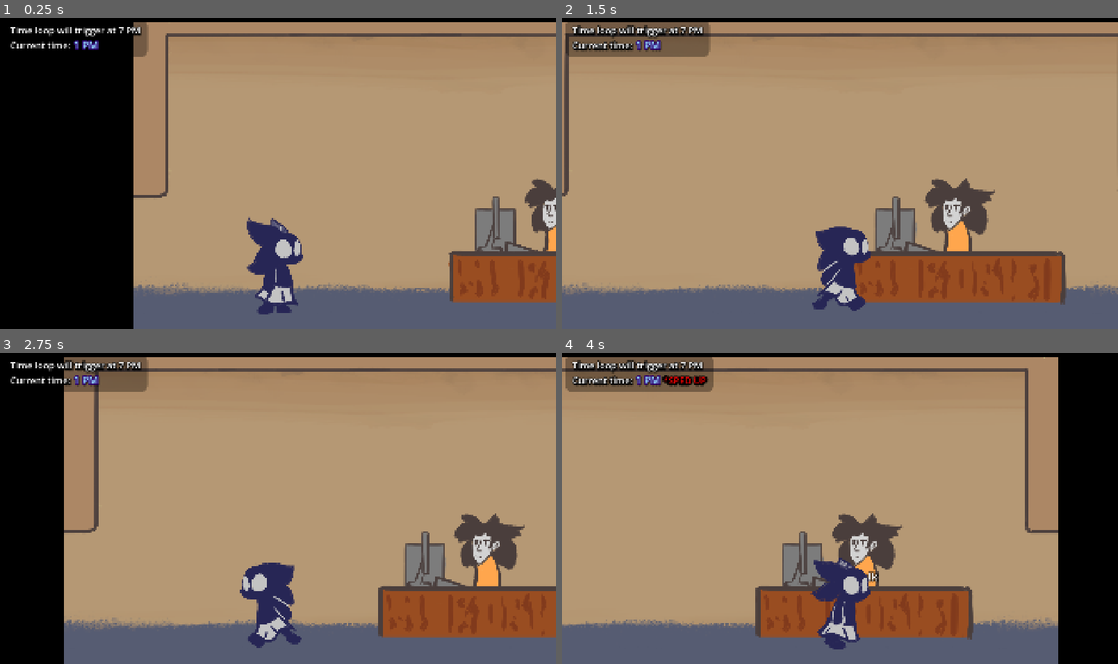
Above: before the commit, frames 1-4 (two rows, left to right).
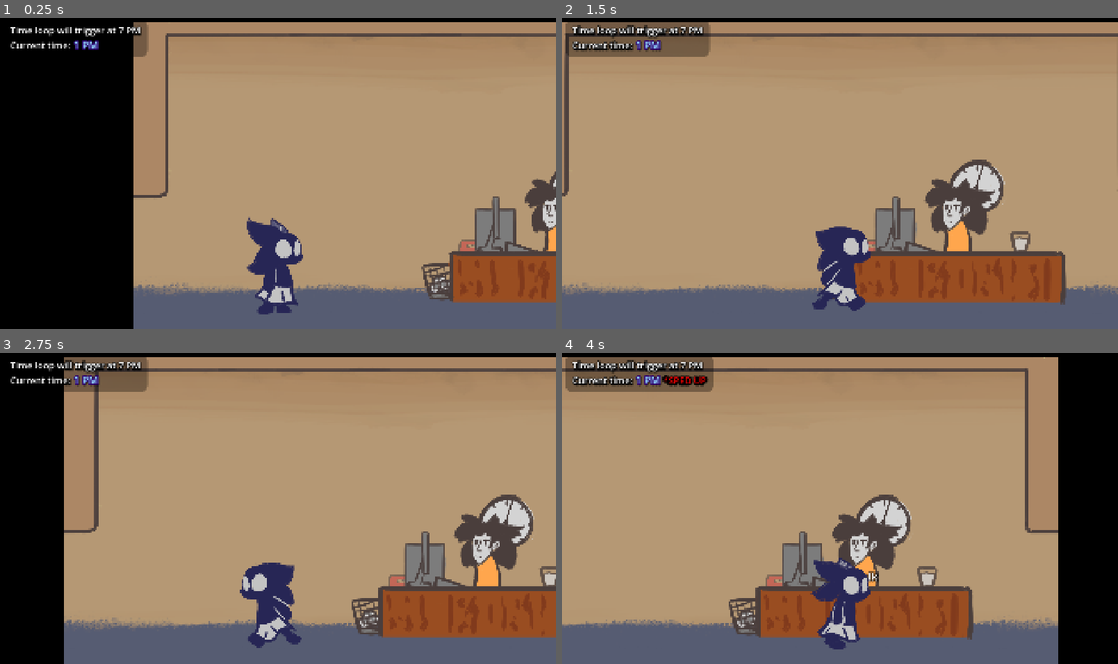
Above: after the commit, the same moments.

Repository: FlooferLand/timeloop-game
Game: Godot game, scene res://levels/the_building/the_building.tscn
Two runs of this game, one before a commit and one after it. Both use one fixed random seed, a clock stepped at 60 frames per second and the inputs below. The engine's default icon, where the game draws it, is replaced by a stand-in: a white triangle on a blue panel in a dark square. Sound files missing from this copy of the repository are replaced by a short silence.
Inputs (mouse positions are in pixels of both pictures, inside the frame that each line leads up to):
- Up to frame 1 (0.25 s): no input
- Up to frame 2 (1.5 s): tap Enter at 0.5 s; move the mouse to (962, 157) at 0.52 s; hold D (walk_right) from 0.53 s (still down); tap Space (advance_dialog) at 0.6 s; click (962, 157) at 0.67 s; move the mouse to (728, 189) at 1.27 s; tap E (interact) at 1.35 s
- Up to frame 3 (2.75 s): move the mouse to (333, 440) at 2.02 s; release D (walk_right) at 2.03 s; hold A (walk_left) from 2.03 s (still down); hold Shift (sprint) from 2.03 s (still down)
- Up to frame 4 (4 s): move the mouse to (812, 570) at 2.77 s; release A (walk_left) at 2.78 s; release Shift (sprint) at 2.78 s; hold D (walk_right) from 2.78 s (still down); tap T at 2.85 s; click (812, 570) at 2.92 s; move the mouse to (1006, 555) at 3.52 s; tap Space (advance_dialog) at 3.6 s

The runs differ from the first frame. In frame 1, 0.6% of the frame differs, in the area x 75-100%, y 49-92%; in frame 2, 1.1%; in frame 3, 1.5%; in frame 4, 1.5%, in the area x 30-68%, y 45-92%.

Commit message:
Add decorations

Diff:
--- /dev/null
+++ b/props/clock/clock.gd
@@ -0,0 +1,25 @@
+@tool extends Node2D
+
+@export_group("Local")
+@export var hand_color: Color
+
+var time_manager := TimeManager as TimeManagerType
+
+var current_hour := TimeManager.START_PM
+
+func _ready() -> void:
+	queue_redraw()
+	time_manager.time_advanced.connect(func(new_hour: int):
+		current_hour = new_hour
+		await get_tree().create_timer(randf() * 0.4).timeout
+		queue_redraw()
+	)
+
+func _process(delta: float) -> void:
+	queue_redraw()
+
+func _draw() -> void:
+	var hour_hand := (Vector2.UP * 80).rotated(
+		remap(current_hour, TimeManager.START_PM, TimeManager.END_PM, PI * 0.1, PI * 1.25)
+	)
+	draw_line(Vector2.ZERO, hour_hand, hand_color, 5, true)
--- /dev/null
+++ b/props/clock/clock.tscn
@@ -0,0 +1,13 @@
+[gd_scene load_steps=3 format=3 uid="uid://dnq052dj8057j"]
+
+[ext_resource type="Texture2D" uid="uid://cg3epmm6drxy7" path="res://assets/textures/props/clock.png" id="1_0mbyv"]
+[ext_resource type="Script" uid="uid://ceyebjd1m0iwo" path="res://props/clock/clock.gd" id="1_uisk7"]
+
+[node name="Clock" type="Node2D"]
+z_index = 1
+script = ExtResource("1_uisk7")
+hand_color = Color(0.290196, 0.243137, 0.235294, 1)
+
+[node name="Sprite2D" type="Sprite2D" parent="."]
+z_as_relative = false
+texture = ExtResource("1_0mbyv")
--- a/rooms/elevator_room.tscn
+++ b/rooms/elevator_room.tscn
@@ -1,10 +1,11 @@
-[gd_scene load_steps=14 format=3 uid="uid://8udsm8obdxsy"]
+[gd_scene load_steps=15 format=3 uid="uid://8udsm8obdxsy"]
 
 [ext_resource type="PackedScene" uid="uid://do43h1y6dwryp" path="res://entities/room/room.tscn" id="1_ss1i7"]
 [ext_resource type="Shader" uid="uid://be1s7apltixil" path="res://utility/tileable_sprite_2d/tileable_sprite_2d.gdshader" id="2_af8on"]
 [ext_resource type="Texture2D" uid="uid://n6o01xew4gqk" path="res://assets/textures/room/flat_floor.png" id="3_af8on"]
 [ext_resource type="Texture2D" uid="uid://3w4s4tny4h66" path="res://assets/textures/room/wall.png" id="4_rfj78"]
 [ext_resource type="PackedScene" uid="uid://cmxopnp7u5pfj" path="res://entities/elevator_doors/elevator_doors.tscn" id="5_6ggty"]
+[ext_resource type="PackedScene" uid="uid://dnq052dj8057j" path="res://props/clock/clock.tscn" id="5_h3wxf"]
 [ext_resource type="Script" uid="uid://b5excc701a3fq" path="res://scripts/elevator_room_player_enter.gd" id="6_q5kue"]
 
 [sub_resource type="ShaderMaterial" id="ShaderMaterial_q5kue"]
@@ -73,6 +74,17 @@
 position = Vector2(1423.5, -703)
 shape = SubResource("RectangleShape2D_g317h")
 
+[node name="Clock" parent="Decor" index="0" instance=ExtResource("5_h3wxf")]
+position = Vector2(936, -672)
+
+[node name="Clock2" parent="Decor" index="1" instance=ExtResource("5_h3wxf")]
+position = Vector2(1200, -512)
+rotation = -0.523598
+
+[node name="Clock3" parent="Decor" index="2" instance=ExtResource("5_h3wxf")]
+position = Vector2(960, -392)
+rotation = 0.523598
+
 [node name="ElevatorDoors" parent="Entities" index="0" instance=ExtResource("5_6ggty")]
 position = Vector2(504, -64)
 
--- a/rooms/managers_office.tscn
+++ b/rooms/managers_office.tscn
@@ -7,16 +7,21 @@
 [ext_resource type="Texture2D" uid="uid://bsv0yaep3pwxa" path="res://assets/textures/props/Computer1.png" id="4_qiwgo"]
 [ext_resource type="Texture2D" uid="uid://b4djik8ohnxyr" path="res://assets/textures/decor/poster_saftey.png" id="4_xdvba"]
 [ext_resource type="Texture2D" uid="uid://capg5vx2sb1sc" path="res://assets/textures/props/chair.png" id="5_fic25"]
+[ext_resource type="PackedScene" uid="uid://dnq052dj8057j" path="res://props/clock/clock.tscn" id="5_oigr5"]
+[ext_resource type="Texture2D" uid="uid://b2qmg3vyk0dhj" path="res://assets/textures/props/bin.png" id="6_memf8"]
+[ext_resource type="Texture2D" uid="uid://cbuw8on3ydiky" path="res://assets/textures/props/postit.png" id="7_u6lna"]
+[ext_resource type="Texture2D" uid="uid://3iv4mv1rj66w" path="res://assets/textures/props/desklamp.png" id="9_lkh5l"]
+[ext_resource type="Texture2D" uid="uid://dtk3yvovxhfe5" path="res://assets/textures/props/documents.png" id="11_fevpa"]
 
-[sub_resource type="ShaderMaterial" id="ShaderMaterial_oigr5"]
+[sub_resource type="ShaderMaterial" id="ShaderMaterial_lkh5l"]
 shader = ExtResource("2_nwxry")
 shader_parameter/tile = Vector2(0.78125, 0.925926)
 
-[sub_resource type="ShaderMaterial" id="ShaderMaterial_memf8"]
+[sub_resource type="ShaderMaterial" id="ShaderMaterial_a84dp"]
 shader = ExtResource("2_nwxry")
 shader_parameter/tile = Vector2(0.78125, 1)
 
-[sub_resource type="ShaderMaterial" id="ShaderMaterial_u6lna"]
+[sub_resource type="ShaderMaterial" id="ShaderMaterial_ujqss"]
 shader = ExtResource("2_nwxry")
 shader_parameter/tile = Vector2(0.78125, 1)
 
@@ -63,22 +68,47 @@
 position = Vector2(1423.5, -460)
 shape = SubResource("RectangleShape2D_u6lna")
 
-[node name="Sprite2D" type="Sprite2D" parent="Decor" index="0"]
+[node name="Me" type="Sprite2D" parent="Decor" index="0"]
 position = Vector2(1060, -322)
 rotation = -0.0751301
 scale = Vector2(0.410515, 0.410515)
 texture = ExtResource("4_xdvba")
 
-[node name="Desk" type="Sprite2D" parent="Entities" index="0"]
-position = Vector2(824, -120)
-scale = Vector2(0.613027, 1)
+[node name="Clock" parent="Decor" index="1" instance=ExtResource("5_oigr5")]
+position = Vector2(611, -408)
+
+[node name="Wastebin" type="Sprite2D" parent="Decor" index="2"]
+position = Vector2(1128, -88)
+texture = ExtResource("6_memf8")
+
+[node name="Postit" type="Sprite2D" parent="Decor" index="3"]
+position = Vector2(840, -344)
+texture = ExtResource("7_u6lna")
+
+[node name="Postit2" type="Sprite2D" parent="Decor" index="4"]
+position = Vector2(800, -416)
+texture = ExtResource("7_u6lna")
+
+[node name="Desk" type="Sprite2D" parent="Decor" index="5"]
+position = Vector2(808, -120)
+scale = Vector2(0.7, 1)
 texture = ExtResource("3_nwxry")
 
-[node name="Computer" type="Sprite2D" parent="Entities" index="1"]
+[node name="Lamp" type="Sprite2D" parent="Decor" index="6"]
+position = Vector2(544, -272)
+scale = Vector2(0.6, 0.6)
+texture = ExtResource("9_lkh5l")
+
+[node name="Computer" type="Sprite2D" parent="Decor" index="7"]
 position = Vector2(752, -264)
 texture = ExtResource("4_qiwgo")
 
-[node name="Chair" type="Sprite2D" parent="Entities" index="2"]
-position = Vector2(529.626, -141.25)
+[node name="Chair" type="Sprite2D" parent="Decor" index="8"]
+position = Vector2(562, -133)
 scale = Vector2(1.09364, 1.09364)
 texture = ExtResource("5_fic25")
+
+[node name="Docs" type="Sprite2D" parent="Decor" index="9"]
+position = Vector2(976, -208)
+scale = Vector2(0.7, 0.7)
+texture = ExtResource("11_fevpa")
--- a/rooms/office_area_1.tscn
+++ b/rooms/office_area_1.tscn
@@ -8,16 +8,18 @@
 [ext_resource type="PackedScene" uid="uid://35ipjt80ngg6" path="res://entities/npcs/photocopy_guy/photocopy_guy.tscn" id="5_onjh0"]
 [ext_resource type="Texture2D" uid="uid://capg5vx2sb1sc" path="res://assets/textures/props/chair.png" id="6_onjh0"]
 [ext_resource type="Texture2D" uid="uid://bsawf5hmt5nc8" path="res://assets/textures/props/Computer2.png" id="7_m6cqc"]
+[ext_resource type="Texture2D" uid="uid://dtk3yvovxhfe5" path="res://assets/textures/props/documents.png" id="8_2a4ax"]
+[ext_resource type="Texture2D" uid="uid://b2qmg3vyk0dhj" path="res://assets/textures/props/bin.png" id="10_x4hpm"]
 
-[sub_resource type="ShaderMaterial" id="ShaderMaterial_onjh0"]
+[sub_resource type="ShaderMaterial" id="ShaderMaterial_x4hpm"]
 shader = ExtResource("2_11oro")
 shader_parameter/tile = Vector2(1.16146, 0.925926)
 
-[sub_resource type="ShaderMaterial" id="ShaderMaterial_2a4ax"]
+[sub_resource type="ShaderMaterial" id="ShaderMaterial_xr6xk"]
 shader = ExtResource("2_11oro")
 shader_parameter/tile = Vector2(1.16146, 1)
 
-[sub_resource type="ShaderMaterial" id="ShaderMaterial_x4hpm"]
+[sub_resource type="ShaderMaterial" id="ShaderMaterial_50b35"]
 shader = ExtResource("2_11oro")
 shader_parameter/tile = Vector2(1.16146, 1)
 
@@ -90,7 +92,12 @@
 scale = Vector2(0.387931, 1)
 texture = ExtResource("5_l4tfm")
 
-[node name="Computer" type="Sprite2D" parent="Entities/Photocopy Guy\'s desk" index="2"]
+[node name="Sprite2D" type="Sprite2D" parent="Entities/Photocopy Guy\'s desk" index="2"]
+position = Vector2(-96, -176)
+scale = Vector2(0.5, 0.5)
+texture = ExtResource("8_2a4ax")
+
+[node name="Computer" type="Sprite2D" parent="Entities/Photocopy Guy\'s desk" index="3"]
 position = Vector2(32, -248)
 texture = ExtResource("7_m6cqc")
 
@@ -98,11 +105,15 @@
 z_index = 1
 position = Vector2(1728, -33)
 
-[node name="Desk" type="Sprite2D" parent="Entities/Bob\'s Desk" index="0"]
+[node name="Wastebin" type="Sprite2D" parent="Entities/Bob\'s Desk" index="0"]
+position = Vector2(236, -64)
+texture = ExtResource("10_x4hpm")
+
+[node name="Desk" type="Sprite2D" parent="Entities/Bob\'s Desk" index="1"]
 position = Vector2(33, -97)
 scale = Vector2(0.387931, 1)
 texture = ExtResource("5_l4tfm")
 
-[node name="Computer" type="Sprite2D" parent="Entities/Bob\'s Desk" index="1"]
+[node name="Computer" type="Sprite2D" parent="Entities/Bob\'s Desk" index="2"]
 position = Vector2(32, -248)
 texture = ExtResource("7_m6cqc")
--- a/rooms/office_area_2.tscn
+++ b/rooms/office_area_2.tscn
@@ -1,19 +1,26 @@
-[gd_scene load_steps=10 format=3 uid="uid://vhrg6s1mauso"]
+[gd_scene load_steps=17 format=3 uid="uid://vhrg6s1mauso"]
 
 [ext_resource type="PackedScene" uid="uid://do43h1y6dwryp" path="res://entities/room/room.tscn" id="1_pvj0r"]
 [ext_resource type="Shader" uid="uid://be1s7apltixil" path="res://utility/tileable_sprite_2d/tileable_sprite_2d.gdshader" id="2_nn8ak"]
 [ext_resource type="Texture2D" uid="uid://3w4s4tny4h66" path="res://assets/textures/room/wall.png" id="3_nn8ak"]
+[ext_resource type="Texture2D" uid="uid://dc0rcr77ud06t" path="res://assets/textures/decor/poster2.png" id="4_a7dy4"]
 [ext_resource type="PackedScene" uid="uid://b1cv7inyidclk" path="res://entities/npcs/piper/piper.tscn" id="4_uffxh"]
+[ext_resource type="Texture2D" uid="uid://cvobd2j5ohrom" path="res://assets/textures/props/desk.png" id="5_nf4fi"]
+[ext_resource type="Texture2D" uid="uid://capg5vx2sb1sc" path="res://assets/textures/props/chair.png" id="5_ypaot"]
+[ext_resource type="Texture2D" uid="uid://cbuw8on3ydiky" path="res://assets/textures/props/postit.png" id="6_tliww"]
+[ext_resource type="Texture2D" uid="uid://b5jahel11rvsf" path="res://assets/textures/props/glass.png" id="7_2ptjl"]
+[ext_resource type="Texture2D" uid="uid://3iv4mv1rj66w" path="res://assets/textures/props/desklamp.png" id="8_tliww"]
+[ext_resource type="Texture2D" uid="uid://dtk3yvovxhfe5" path="res://assets/textures/props/documents.png" id="9_k5m35"]
 
-[sub_resource type="ShaderMaterial" id="ShaderMaterial_uffxh"]
+[sub_resource type="ShaderMaterial" id="ShaderMaterial_nf4fi"]
 shader = ExtResource("2_nn8ak")
 shader_parameter/tile = Vector2(1.04688, 0.925926)
 
-[sub_resource type="ShaderMaterial" id="ShaderMaterial_a7dy4"]
+[sub_resource type="ShaderMaterial" id="ShaderMaterial_q6g01"]
 shader = ExtResource("2_nn8ak")
 shader_parameter/tile = Vector2(1.04688, 1)
 
-[sub_resource type="ShaderMaterial" id="ShaderMaterial_nf4fi"]
+[sub_resource type="ShaderMaterial" id="ShaderMaterial_dhmoq"]
 shader = ExtResource("2_nn8ak")
 shader_parameter/tile = Vector2(1.04688, 1)
 
@@ -62,5 +69,47 @@
 position = Vector2(1933.5, -703)
 shape = SubResource("RectangleShape2D_q6g01")
 
+[node name="Poster" type="Sprite2D" parent="Decor" index="0"]
+modulate = Color(1, 1, 1, 0.572549)
+position = Vector2(1032, -464)
+rotation = -0.151421
+scale = Vector2(0.56, 0.56)
+texture = ExtResource("4_a7dy4")
+
+[node name="Chair" type="Sprite2D" parent="Decor" index="1"]
+position = Vector2(664, -152)
+texture = ExtResource("5_ypaot")
+
+[node name="Postits" type="Sprite2D" parent="Decor" index="2"]
+modulate = Color(1, 1, 1, 0.682353)
+position = Vector2(1092, -280)
+scale = Vector2(0.6, 0.6)
+texture = ExtResource("6_tliww")
+
+[node name="Chair2" type="Sprite2D" parent="Decor" index="3"]
+position = Vector2(1448, -156)
+texture = ExtResource("5_ypaot")
+flip_h = true
+
+[node name="Glass2" type="Sprite2D" parent="Decor" index="4"]
+position = Vector2(976, -258)
+scale = Vector2(0.5, 0.5)
+texture = ExtResource("8_tliww")
+
+[node name="Table" type="Sprite2D" parent="Decor" index="5"]
+position = Vector2(1080, -120)
+scale = Vector2(0.8, 1)
+texture = ExtResource("5_nf4fi")
+
+[node name="Glass3" type="Sprite2D" parent="Decor" index="6"]
+position = Vector2(1144, -202)
+scale = Vector2(0.5, 0.5)
+texture = ExtResource("9_k5m35")
+flip_h = true
+
+[node name="Glass" type="Sprite2D" parent="Decor" index="7"]
+position = Vector2(808, -216)
+texture = ExtResource("7_2ptjl")
+
 [node name="Piper" parent="Entities" index="0" instance=ExtResource("4_uffxh")]
 position = Vector2(1416, -8)
--- a/rooms/reception.tscn
+++ b/rooms/reception.tscn
@@ -1,22 +1,26 @@
-[gd_scene load_steps=13 format=3 uid="uid://bsgdbtff22sua"]
+[gd_scene load_steps=17 format=3 uid="uid://bsgdbtff22sua"]
 
 [ext_resource type="PackedScene" uid="uid://do43h1y6dwryp" path="res://entities/room/room.tscn" id="1_ul1gn"]
 [ext_resource type="Shader" uid="uid://be1s7apltixil" path="res://utility/tileable_sprite_2d/tileable_sprite_2d.gdshader" id="2_ul1gn"]
 [ext_resource type="Texture2D" uid="uid://3w4s4tny4h66" path="res://assets/textures/room/wall.png" id="3_3j2cw"]
+[ext_resource type="PackedScene" uid="uid://dnq052dj8057j" path="res://props/clock/clock.tscn" id="4_h2j8p"]
+[ext_resource type="Texture2D" uid="uid://b2qmg3vyk0dhj" path="res://assets/textures/props/bin.png" id="5_cyumd"]
 [ext_resource type="Texture2D" uid="uid://7uhyh2mnjrtx" path="res://assets/textures/props/receptionist_desk.png" id="5_dnklr"]
 [ext_resource type="PackedScene" uid="uid://dfb4gv115aot7" path="res://entities/npcs/reception_lady/receptionist.tscn" id="5_kwhvp"]
+[ext_resource type="Texture2D" uid="uid://b5jahel11rvsf" path="res://assets/textures/props/glass.png" id="6_23kdh"]
 [ext_resource type="Texture2D" uid="uid://bsawf5hmt5nc8" path="res://assets/textures/props/Computer2.png" id="6_c1m58"]
+[ext_resource type="Texture2D" uid="uid://wfhsfyeyeis5" path="res://assets/textures/props/stapler.png" id="7_eue5r"]
 [ext_resource type="PackedScene" uid="uid://ca7bqqskfc2hn" path="res://entities/bob_prank/bob_prank.tscn" id="7_xv13q"]
 
-[sub_resource type="ShaderMaterial" id="ShaderMaterial_xv13q"]
+[sub_resource type="ShaderMaterial" id="ShaderMaterial_eue5r"]
 shader = ExtResource("2_ul1gn")
 shader_parameter/tile = Vector2(1.11198, 0.926852)
 
-[sub_resource type="ShaderMaterial" id="ShaderMaterial_h2j8p"]
+[sub_resource type="ShaderMaterial" id="ShaderMaterial_63cxr"]
 shader = ExtResource("2_ul1gn")
 shader_parameter/tile = Vector2(1.11198, 1)
 
-[sub_resource type="ShaderMaterial" id="ShaderMaterial_cyumd"]
+[sub_resource type="ShaderMaterial" id="ShaderMaterial_yoikn"]
 shader = ExtResource("2_ul1gn")
 shader_parameter/tile = Vector2(1.11198, 1)
 
@@ -69,6 +73,24 @@
 position = Vector2(2058.5, -704)
 shape = SubResource("RectangleShape2D_23kdh")
 
+[node name="Clock" parent="Decor" index="0" instance=ExtResource("4_h2j8p")]
+position = Vector2(1530, -432)
+
+[node name="Wastebin" type="Sprite2D" parent="Decor" index="1"]
+position = Vector2(1064, -104)
+texture = ExtResource("5_cyumd")
+
+[node name="Glass" type="Sprite2D" parent="Decor" index="2"]
+modulate = Color(1, 1, 1, 0.788235)
+position = Vector2(1688, -240)
+texture = ExtResource("6_23kdh")
+
+[node name="Stapler" type="Sprite2D" parent="Decor" index="3"]
+modulate = Color(1, 1, 1, 0.541176)
+position = Vector2(1168, -224)
+scale = Vector2(0.7, 0.7)
+texture = ExtResource("7_eue5r")
+
 [node name="Receptionist" parent="Entities" index="0" node_paths=PackedStringArray("bob_prank") instance=ExtResource("5_kwhvp")]
 position = Vector2(1472, -208)
 bob_prank = NodePath("../BobPrank")
Binary file added: assets/textures/props/bin.png
Not shown, added: assets/textures/props/bin.png.import
Binary file added: assets/textures/props/clock.png
Not shown, added: assets/textures/props/clock.png.import
Binary file added: assets/textures/props/desklamp.png
Not shown, added: assets/textures/props/desklamp.png.import
Binary file added: assets/textures/props/documents.png
Not shown, added: assets/textures/props/documents.png.import
Binary file added: assets/textures/props/glass.png
Not shown, added: assets/textures/props/glass.png.import
Binary file added: assets/textures/props/postit.png
Not shown, added: assets/textures/props/postit.png.import
(and 5 more such lines)
